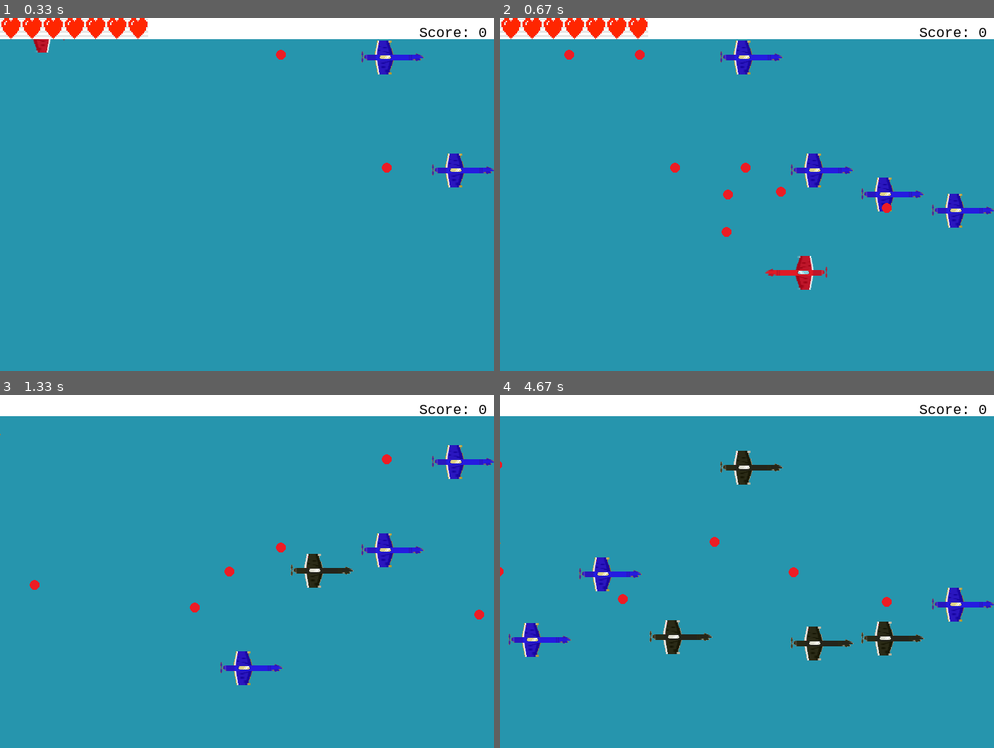
Above: before the commit, frames 1-4 (two rows, left to right).
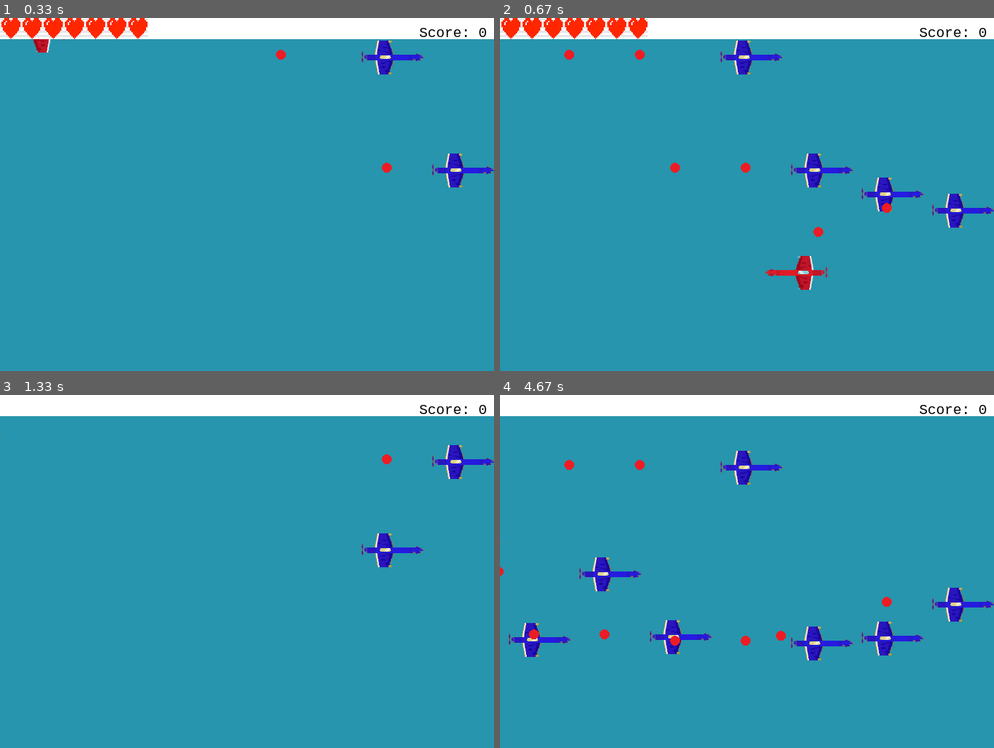
Above: after the commit, the same moments.

Repository: artzhemch/pygame_project
Game: pygame game, started from main.py
The game is run twice, just before and just after one commit, with the same random seed, the same clock (stepped at 60 frames per second) and the same inputs.
Inputs (mouse positions are in pixels of both pictures, inside the frame that each line leads up to):
- Up to frame 1 (0.33 s): no input
- Up to frame 2 (0.67 s): press the mouse at (628, 198) at 0.37 s; move the mouse to (712, 233) at 0.47 s; release the mouse at (796, 272) at 0.6 s
- Up to frame 3 (1.33 s): press the mouse at (128, 575) at 0.7 s; move the mouse to (212, 617) at 0.8 s; release the mouse at (291, 659) at 0.93 s; press the mouse at (128, 575) at 1.03 s; move the mouse to (217, 567) at 1.13 s; release the mouse at (306, 560) at 1.27 s
- Up to frame 4 (4.67 s): no input

Frame 1 is identical in both runs. In frame 2, 0.2% of the frame differs, in the area x 44-66%, y 47-62%; in frame 3, 1.1%; in frame 4, 2.1%, in the area x 0-86%, y 15-76%.

Commit message:
Улучшения стрельбы, задел на обновление уровней

Diff:
--- a/level_class.py
+++ b/level_class.py
@@ -10,3 +10,7 @@
 
     def load(self) -> tuple[float, int, int]:
         return self.black_prob, self.spawn_time, self.duration
+
+
+level1 = Level(0, 10, 60)
+level2 = Level(0.3, 8, 70)
--- a/main.py
+++ b/main.py
@@ -6,6 +6,7 @@
 from entity_class import Entity
 from plane_class import Plane, Player, TargetingPlane
 from constants import BACKGROUND_COLOR, SCREEN_WIDTH, SCREEN_HEIGHT, LIFE_SIZE
+from level_class import level1, level2
 
 
 def draw_interface(life: int, life_image: pygame.Surface, screen: pygame.display, score: int):
@@ -33,7 +34,6 @@
 
 def main():
     pygame.init()
-    stronger_enemy_propability = 0.3  # Вероятность появления самолёта, стреляющего точно в игрока
     size = SCREEN_WIDTH, SCREEN_HEIGHT
     clock = pygame.time.Clock()
     screen = pygame.display.set_mode(size)
@@ -44,24 +44,41 @@
     player = Player(all_sprites, alliance=1, x=0, y=0)
     running = True
     t = 0
+    game_condition = 'loading_level'
+    level_number = 1
+    levels = {1: level1, 2: level2}
+    spawn_rate = -1
+    stronger_enemy_propability = 0.3  # Вероятность появления самолёта, стреляющего точно в игрока
+    level_duration = 60
     while running:
-        for event in pygame.event.get():
-            if event.type == pygame.QUIT:
-                running = False
-            if event.type == pygame.MOUSEMOTION and pygame.mouse.get_focused():
-                x, y = event.pos
-                dx, dy = player.image.get_size()
-                player.rect.topleft = x - dx // 2, max(LIFE_SIZE, y - dy // 2)
-        if t % 10 == 0:
-            x = create_enemy(all_sprites, player, t, stronger_enemy_propability)
-            print(x.__class__)
-        screen.fill(pygame.Color(BACKGROUND_COLOR))
-        all_sprites.draw(screen)
-        draw_interface(player.hp, life_image, screen, 0)
-        all_sprites.update(t)
-        pygame.display.flip()
-        clock.tick(60)
-        t += 1
+        if game_condition == 'loading_level':
+            t = 0
+            stronger_enemy_propability, spawn_rate, level_duration = levels[level_number].load()
+            game_condition = 'level_active'
+        if game_condition == 'level_active':
+
+            for event in pygame.event.get():
+                if event.type == pygame.QUIT:
+                    running = False
+                if event.type == pygame.MOUSEMOTION and pygame.mouse.get_focused():
+                    x, y = event.pos
+                    dx, dy = player.image.get_size()
+                    player.rect.topleft = x - dx // 2, max(LIFE_SIZE, y - dy // 2)
+            if t % spawn_rate == 0:
+                create_enemy(all_sprites, player, t, stronger_enemy_propability)
+            screen.fill(pygame.Color(BACKGROUND_COLOR))
+            all_sprites.draw(screen)
+            draw_interface(player.hp, life_image, screen, 0)
+            all_sprites.update(t)
+            pygame.display.flip()
+            clock.tick(60)
+            t += 1
+            if t >= level_duration:
+                game_condition = 'loading_level'
+                for i in all_sprites:
+                    pass
+
+
 
     pygame.quit()
 
--- a/plane_class.py
+++ b/plane_class.py
@@ -89,6 +89,20 @@
                          fire_rate=fire_rate,
                          creation_time=creation_time)
 
+    def fire(self):
+        """Выстрел перед собой"""
+        x, y = self.rect.size
+        try:
+            proj_w, proj_h = Projectile.image.size
+        except AttributeError:
+            proj_w, proj_h = 24, 24
+        proj_rect = self.rect.move(100, y // 2 - proj_h // 2)
+        Projectile(Entity.all_sprites,
+                   alliance=self.alliance,
+                   x=proj_rect.x,
+                   y=proj_rect.y,
+                   v_x=self.bullet_speed[0],
+                   v_y=self.bullet_speed[1])
 
 class TargetingPlane(Plane):
     """Самолёт, стреляющий в конкретный объект по диагонали"""
